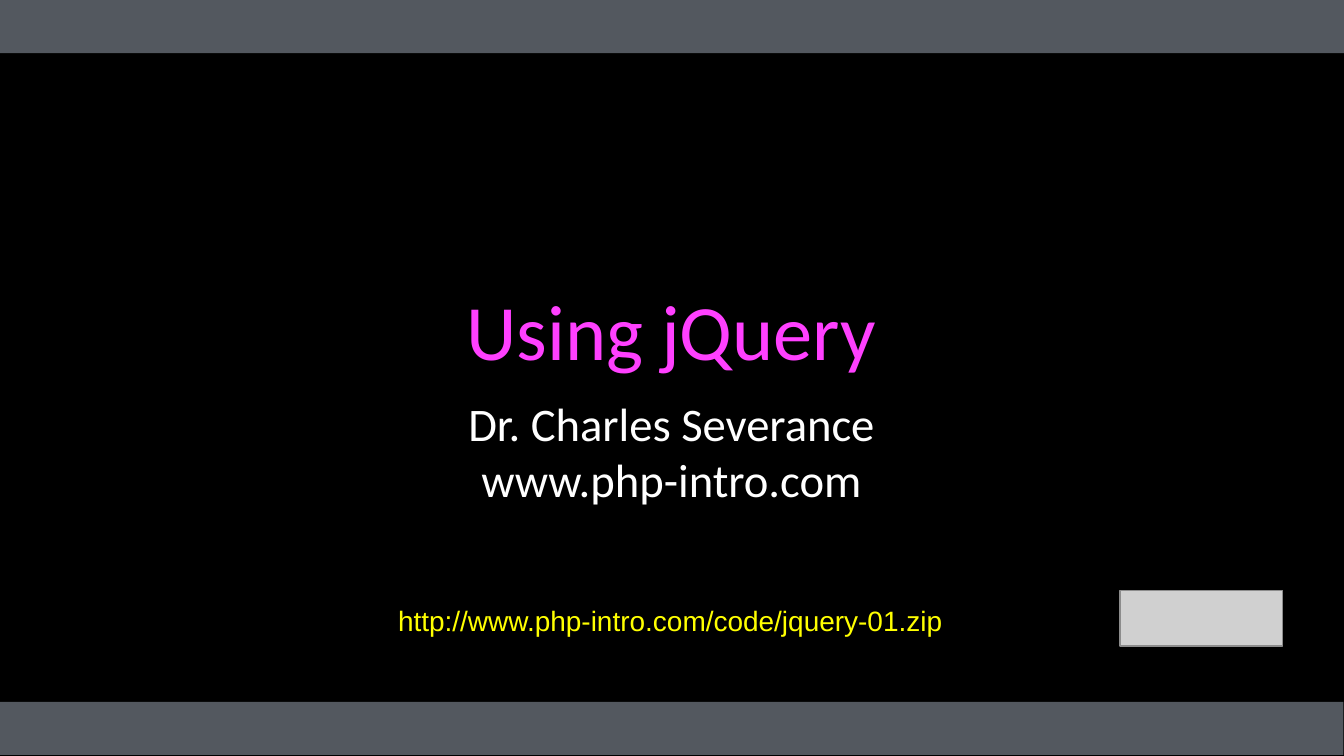
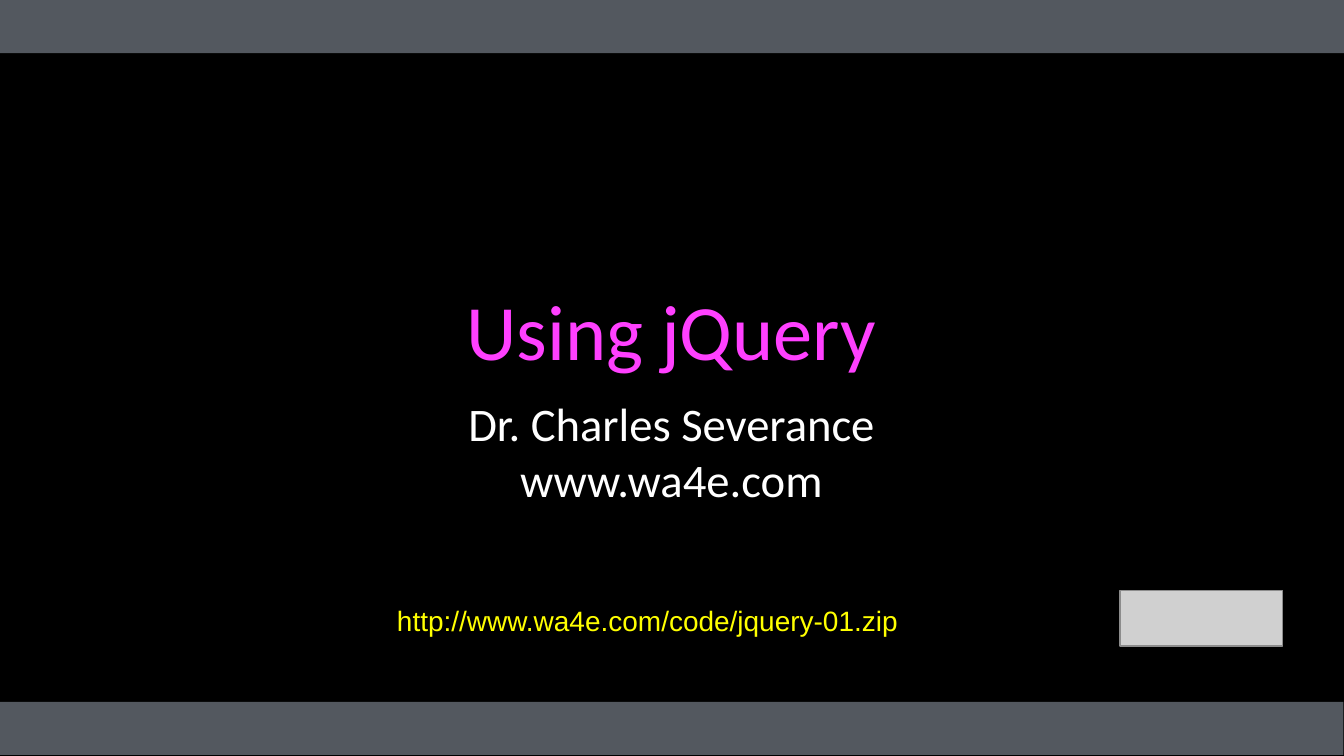
Before and after one commit to csev/wa4e, a slide deck: slide 1 of lectures/JS-03-JQuery.ppt. Drawn at 1344x756 pixels with LibreOffice and Linux fonts; fonts in the diff are those of the drawing; grey boxes stand for pictures. Boxes give left, top, right and bottom in pixels: in the first picture for what was removed or moved away, otherwise in the second. Text is boxed around its words. In the diff, an @@ line names an element or a change of style, - is before the commit and + after.

```diff
--- a/lectures/JS-03-JQuery.ppt
+++ b/lectures/JS-03-JQuery.ppt
@@ text at (520, 467, 822, 498): text changed @@
-www.php-intro.com
+www.wa4e.com
@@ text at (397, 610, 898, 636): text changed @@
-http://www.php-intro.com/code/jquery-01.zip
+http://www.wa4e.com/code/jquery-01.zip
```
Also in this commit, not shown: 2 other slides changed, 12 other files.
